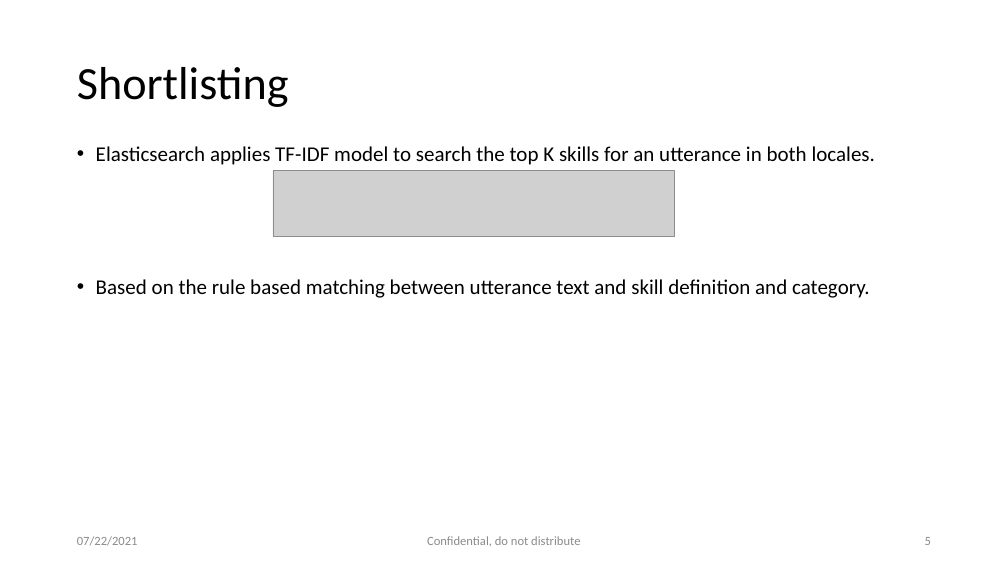
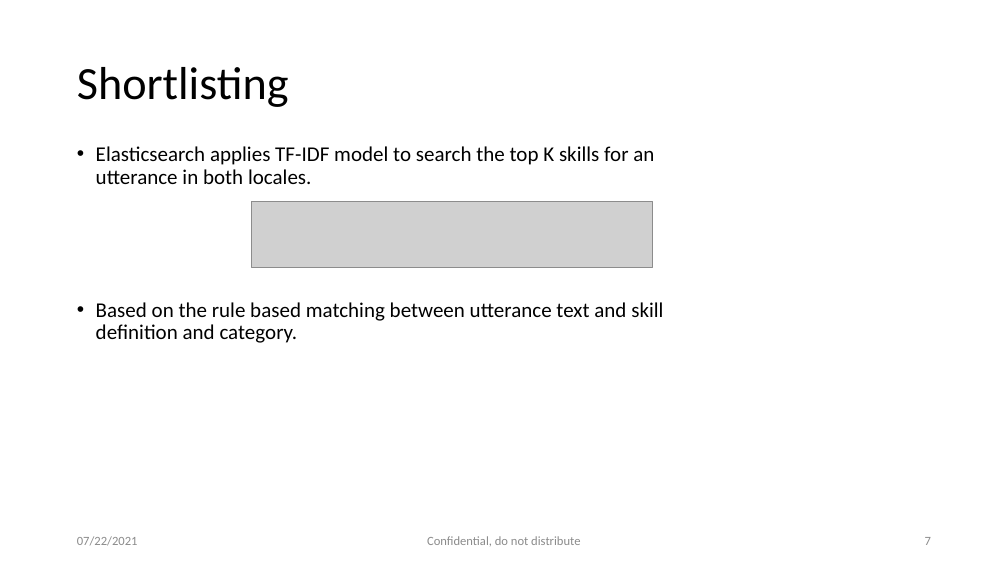
Before and after one commit to RoyZhengGao/RoyZhengGao-old.github.io, a slide deck: slide 7 of files/asru-2021.pptx (slide 5 before the commit). Drawn at 1008x567 pixels with LibreOffice and Linux fonts; fonts in the diff are those of the drawing; grey boxes stand for pictures. Boxes give left, top, right and bottom in pixels: in the first picture for what was removed or moved away, otherwise in the second. Text is boxed around its words. In the diff, an @@ line names an element or a change of style, - is before the commit and + after.

```diff
--- a/files/asru-2021.pptx
+++ b/files/asru-2021.pptx
@@ text "Elasticsearch applies TF-IDF model to ..." rewrapped from bbox=[96, 146, 876, 298] to bbox=[96, 146, 663, 343] @@
@@ picture: place and size @@
-picture at bbox=[273, 170, 675, 237]
+picture at bbox=[252, 201, 653, 268]
@@ page number at bbox=[925, 537, 931, 545]: text changed @@
-5
+7
```
Also in this commit, not shown: 4 other slides changed, 4 slides added, 4 other files.
